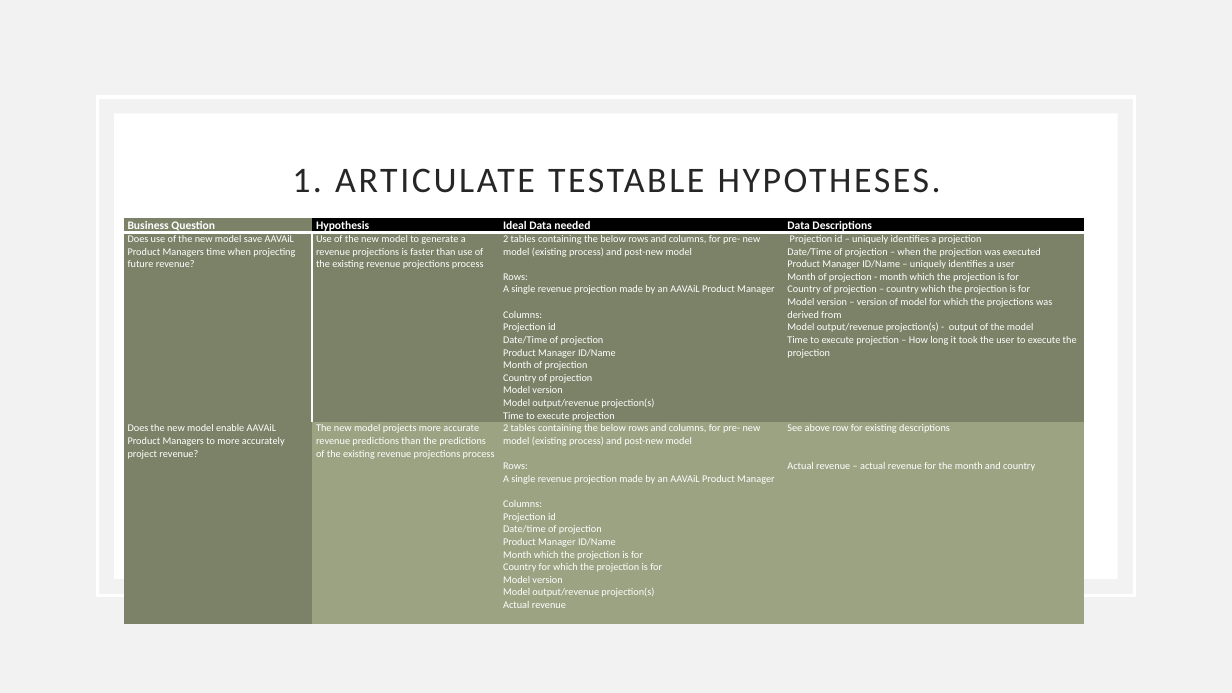
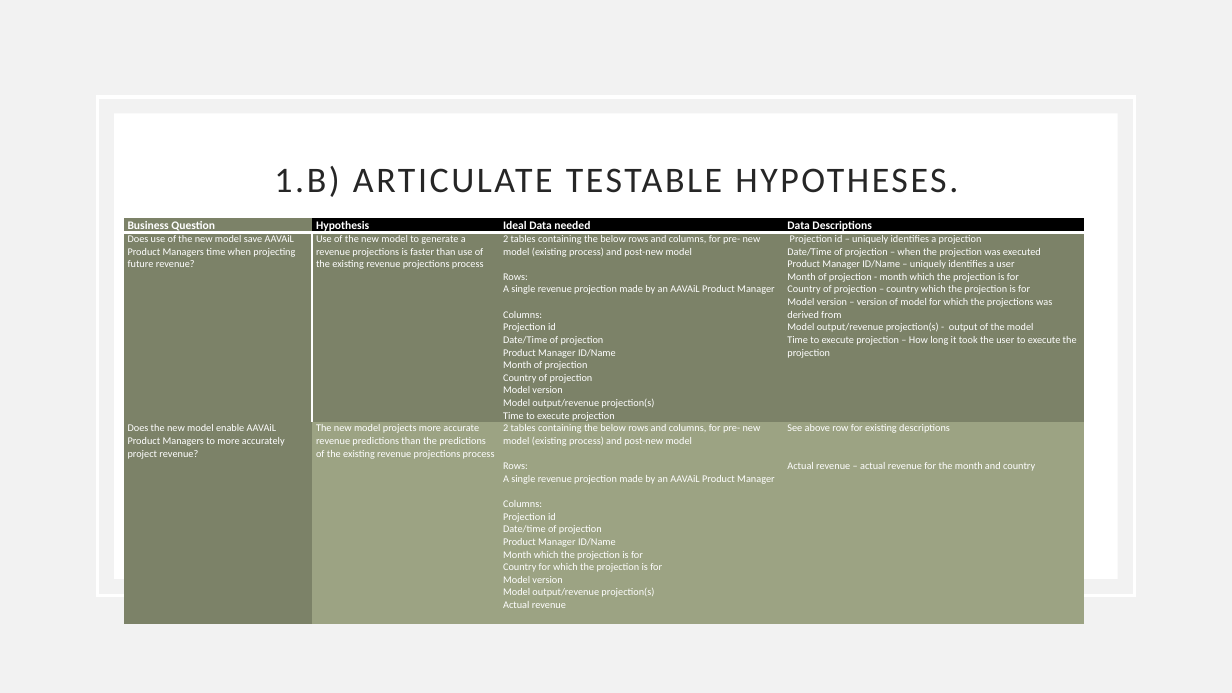
Before and after one commit to richardcure/capstone, a slide deck: slide 4 of Part 1 Data Investigation/AAVAiL Revenue Prediction - Data Investigation Summary.pptx. Drawn at 1232x693 pixels with LibreOffice and Linux fonts; fonts in the diff are those of the drawing. Boxes give left, top, right and bottom in pixels: in the first picture for what was removed or moved away, otherwise in the second. Text is boxed around its words. In the diff, an @@ line names an element or a change of style, - is before the commit and + after.

```diff
--- a/Part 1 Data Investigation/AAVAiL Revenue Prediction - Data Investigation Summary.pptx
+++ b/Part 1 Data Investigation/AAVAiL Revenue Prediction - Data Investigation Summary.pptx
@@ title at [274,166,958,197]: text changed @@
-1. ARTICULATE TESTABLE HYPOTHESES.
+1.B) ARTICULATE TESTABLE HYPOTHESES.
```
Also in this commit, not shown: 9 other slides changed, 6 slides added, 1 slide removed, 1 other file.
